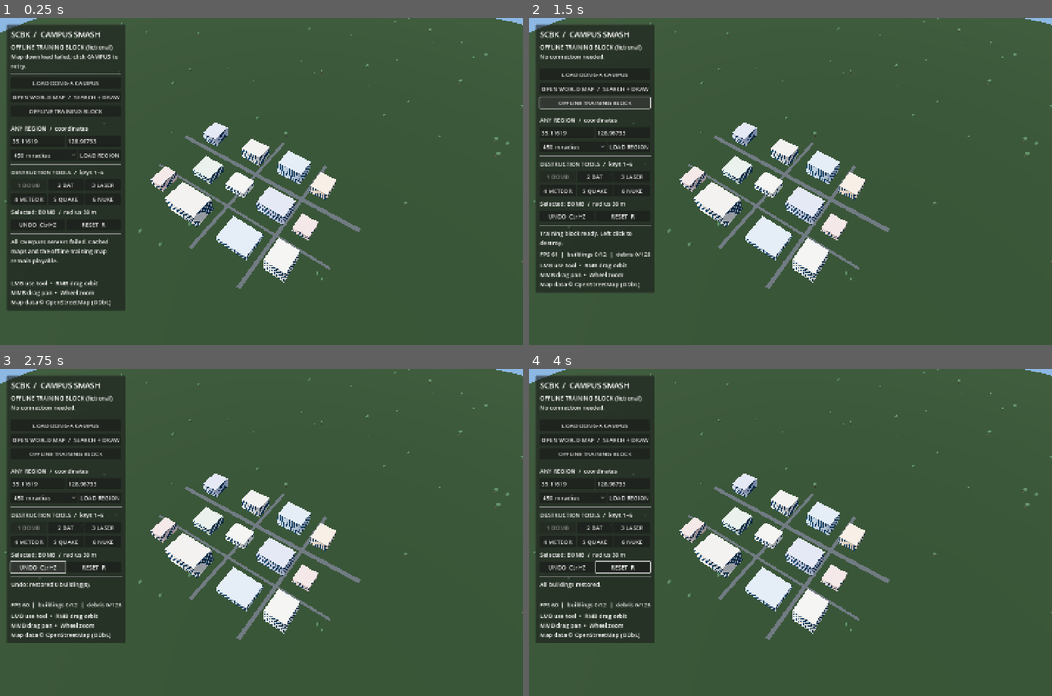
Above: before the commit, frames 1-4 (two rows, left to right).
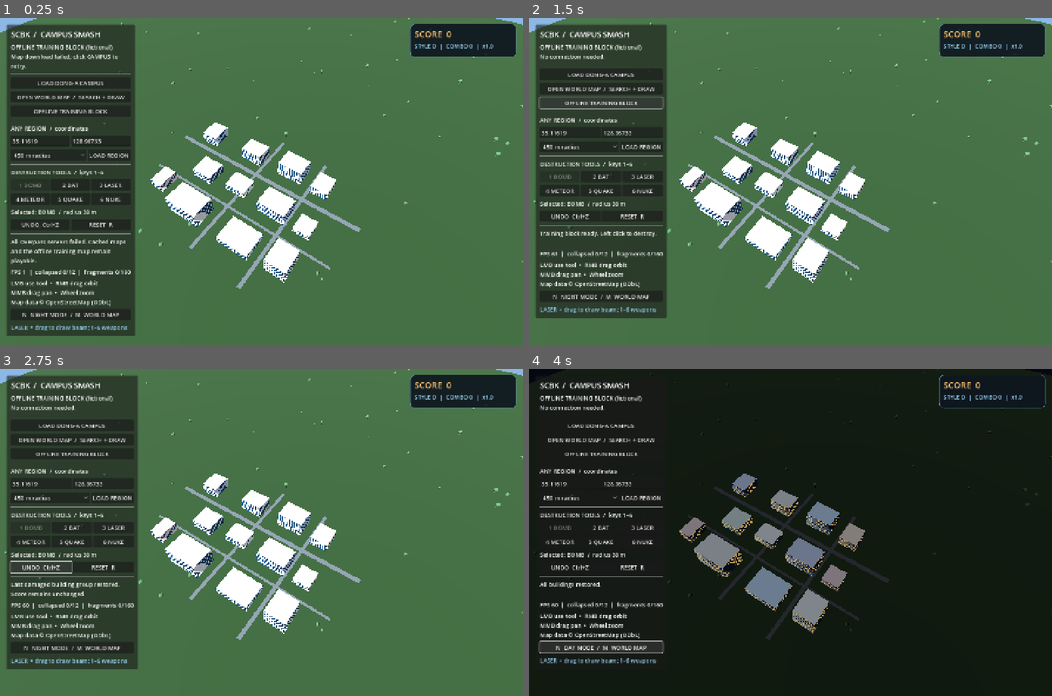
Above: after the commit, the same moments.

Repository: sopo9880/SCBK
Game: Godot game, scene res://scenes/main.tscn
Two runs of this game, one before a commit and one after it. Both use one fixed random seed, a clock stepped at 60 frames per second and the inputs below.
Inputs (mouse positions are in pixels of both pictures, inside the frame that each line leads up to):
- Up to frame 1 (0.25 s): no input
- Up to frame 2 (1.5 s): click "OFFLINE TRAINING BLOCK" at 0.5 s; click "OFFLINE TRAINING BLOCK" at 1.25 s
- Up to frame 3 (2.75 s): click "UNDO Ctrl+Z" at 2 s
- Up to frame 4 (4 s): click "RESET R" at 2.75 s; click (602, 646) at 3.5 s, where only the run after the commit has a clickable "N NIGHT MODE / M WORLD MAP"

The runs differ from the first frame. In frame 1, 78% of the frame differs, in the area x 0-100%, y 0-100%; in frame 2, 80%; in frame 3, 80%; in frame 4, 89%.

Commit message:
feat(v0.2.0): activate cinematic weapons, 3D laser drawing, terrain DEM, local combos and HUD

Diff:
--- a/scenes/main.tscn
+++ b/scenes/main.tscn
@@ -1,6 +1,6 @@
 [gd_scene load_steps=2 format=3]
 
-[ext_resource type="Script" path="res://scripts/main.gd" id="1"]
+[ext_resource type="Script" path="res://scripts/gameplay_v2.gd" id="1"]
 
 [node name="SCBK" type="Node3D"]
 script = ExtResource("1")
--- a/scripts/elevation_loader.gd
+++ b/scripts/elevation_loader.gd
@@ -25,6 +25,13 @@
 	_request.body_size_limit = 2 * 1024 * 1024
 	add_child(_request)
 	_request.request_completed.connect(_complete)
+
+func cancel_pending() -> void:
+	if _active:
+		_request.cancel_request()
+	_active = false
+	_queue.clear()
+	_current.clear()
 
 func load_bounds(bounds: Dictionary) -> void:
 	if not Mercator.validated(bounds):
@@ -141,7 +148,8 @@
 				elevation_failed.emit("Incomplete DEM tile sample; retaining flat terrain.")
 				return
 			samples[y * GRID + x] = elevation
-	var centre: float = samples[(GRID / 2) * GRID + (GRID / 2)]
+	var midpoint: int = int(floor(float(GRID) * 0.5))
+	var centre: float = samples[midpoint * GRID + midpoint]
 	for i in range(samples.size()):
 		samples[i] = clampf(samples[i] - centre, -180.0, 180.0)
 	elevation_ready.emit(_bounds.duplicate(true), samples, GRID, GRID)
--- /dev/null
+++ b/scripts/gameplay_v2.gd
@@ -0,0 +1,296 @@
+extends "res://scripts/main.gd"
+## SCBK v0.2.0 Windows gameplay layer.
+## Keeps the v0.1.0 map picker and coordinates UI while replacing weapon
+## interactions with distinct cinematics, actual DEM and arcade feedback.
+
+const Effects = preload("res://scripts/combat_effects.gd")
+const Elevation = preload("res://scripts/elevation_loader.gd")
+const Score = preload("res://scripts/score_system.gd")
+const Synth = preload("res://scripts/synth_sfx.gd")
+const Mercator = preload("res://scripts/map_math.gd")
+
+var _v2_fx: Node3D
+var _v2_dem: Node
+var _v2_score: Node
+var _v2_audio: AudioStreamPlayer
+var _v2_environment: Environment
+var _v2_sun: DirectionalLight3D
+var _v2_night: bool = false
+var _v2_score_label: Label
+var _v2_style_label: Label
+var _v2_night_button: Button
+var _v2_laser_line: Line2D
+var _v2_dragging: bool = false
+var _v2_screen_points: Array[Vector2] = []
+var _v2_shake_left: float = 0.0
+var _v2_shake_power: float = 0.0
+
+func _ready() -> void:
+	super._ready()
+	_v2_fx = Effects.new()
+	_v2_fx.name = "CinematicWeapons"
+	add_child(_v2_fx)
+	_v2_fx.impact_triggered.connect(_on_v2_weapon_impact)
+	_v2_fx.terrain_struck.connect(_on_v2_crater)
+	_v2_fx.camera_kicked.connect(_on_v2_camera_shake)
+	_v2_dem = Elevation.new()
+	_v2_dem.name = "RealTerrainService"
+	add_child(_v2_dem)
+	_v2_dem.elevation_ready.connect(_on_v2_dem_ready)
+	_v2_dem.elevation_failed.connect(_on_v2_dem_failed)
+	_v2_score = Score.new()
+	add_child(_v2_score)
+	_v2_score.updated.connect(_on_v2_score_updated)
+	_v2_audio = Synth.new()
+	add_child(_v2_audio)
+	for item in get_children():
+		if item is WorldEnvironment:
+			_v2_environment = item.environment
+		elif item is DirectionalLight3D:
+			_v2_sun = item
+	if _v2_sun != null:
+		_v2_sun.shadow_enabled = true
+	_build_v2_hud()
+	var current_bounds: Dictionary = _world.region_bounds
+	if Mercator.validated(current_bounds):
+		_v2_dem.load_bounds(current_bounds)
+	_v2_score.reset()
+	_set_status("SCBK v0.2.0 preview: partial destruction, cinematic tools, DEM terrain.")
+
+func _build_v2_hud() -> void:
+	var layer: CanvasLayer = get_node("HUD") as CanvasLayer
+	var score_panel := PanelContainer.new()
+	score_panel.name = "ArcadeScore"
+	score_panel.anchor_left = 1.0
+	score_panel.anchor_right = 1.0
+	score_panel.offset_left = -310.0
+	score_panel.offset_right = -18.0
+	score_panel.offset_top = 16.0
+	score_panel.offset_bottom = 108.0
+	var style := StyleBoxFlat.new()
+	style.bg_color = Color(0.055, 0.084, 0.122, 0.91)
+	style.border_color = Color(0.34, 0.53, 0.59)
+	style.border_width_left = 1
+	style.border_width_right = 1
+	style.border_width_top = 1
+	style.border_width_bottom = 1
+	style.corner_radius_top_left = 12
+	style.corner_radius_top_right = 12
+	style.corner_radius_bottom_left = 12
+	style.corner_radius_bottom_right = 12
+	score_panel.add_theme_stylebox_override("panel", style)
+	layer.add_child(score_panel)
+	var margins := MarginContainer.new()
+	for key in ["left", "right", "top", "bottom"]:
+		margins.add_theme_constant_override("margin_" + key, 10)
+	score_panel.add_child(margins)
+	var vbox := VBoxContainer.new()
+	margins.add_child(vbox)
+	_v2_score_label = Label.new()
+	_v2_score_label.text = "SCORE 000000"
+	_v2_score_label.add_theme_font_size_override("font_size", 24)
+	_v2_score_label.add_theme_color_override("font_color", Color(1.0, 0.77, 0.43))
+	vbox.add_child(_v2_score_label)
+	_v2_style_label = Label.new()
+	_v2_style_label.text = "STYLE D  |  COMBO 0  |  x1.0"
+	_v2_style_label.add_theme_color_override("font_color", Color(0.63, 0.88, 1.0))
+	vbox.add_child(_v2_style_label)
+	var hud_panel: PanelContainer = layer.get_child(0) as PanelContainer
+	var column: VBoxContainer = hud_panel.get_child(0).get_child(0) as VBoxContainer
+	_v2_night_button = Button.new()
+	_v2_night_button.text = "N  NIGHT MODE  /  M  WORLD MAP"
+	_v2_night_button.pressed.connect(_v2_toggle_night)
+	column.add_child(_v2_night_button)
+	var hint := Label.new()
+	hint.text = "LASER = drag to draw beam; 1–6 weapons"
+	hint.add_theme_color_override("font_color", Color(0.57, 0.80, 0.91))
+	hint.autowrap_mode = TextServer.AUTOWRAP_WORD_SMART
+	column.add_child(hint)
+	_v2_laser_line = Line2D.new()
+	_v2_laser_line.width = 4.0
+	_v2_laser_line.default_color = Color(0.11, 0.84, 1.0, 0.90)
+	_v2_laser_line.z_index = 100
+	_v2_laser_line.visible = false
+	layer.add_child(_v2_laser_line)
+	# Keep the map picker above score/UI and laser aim overlay when open.
+	layer.move_child(_picker, layer.get_child_count() - 1)
+
+func _on_region_loaded(region: Dictionary, source: String) -> void:
+	super._on_region_loaded(region, source)
+	if _v2_fx == null:
+		return
+	_v2_fx.cancel_pending()
+	_v2_score.reset()
+	_v2_dem.cancel_pending()
+	var bounds: Dictionary = region.get("bounds", {})
+	if Mercator.validated(bounds):
+		_v2_dem.load_bounds(bounds)
+		_set_status("Loading real terrain elevation for " + str(region.get("label", "map")) + "...")
+
+func _load_training_block() -> void:
+	super._load_training_block()
+	if _v2_fx != null:
+		_v2_fx.cancel_pending()
+	if _v2_dem != null:
+		_v2_dem.cancel_pending()
+	if _v2_score != null:
+		_v2_score.reset()
+
+func _on_v2_dem_ready(bounds: Dictionary, grid: PackedFloat32Array, width: int, depth: int) -> void:
+	if _world.region_bounds != bounds:
+		return
+	_world.apply_dem(grid, width, depth)
+	_set_status("Real terrain elevation applied. Craters are now deformable.")
+
+func _on_v2_dem_failed(message: String) -> void:
+	if not _world.has_dem():
+		_set_status("Real terrain unavailable: " + message + " (flat fallback).")
+
+func _on_v2_weapon_impact(point: Vector3, radius: float, impulse: float, weapon: int, per_building: int, direction: Vector3) -> void:
+	var result: Dictionary = _world.strike_radius(point, radius, impulse, direction, per_building)
+	_v2_award(weapon, result)
+
+func _on_v2_crater(point: Vector3, radius: float, depth: float) -> void:
+	_world.crater_at(point, radius, depth)
+
+func _on_v2_camera_shake(power: float, seconds: float) -> void:
+	_v2_shake_power = maxf(_v2_shake_power, power)
+	_v2_shake_left = maxf(_v2_shake_left, seconds)
+
+func _on_v2_score_updated(points: int, combo_multiplier: float, style: String, combo: int) -> void:
+	if _v2_score_label != null:
+		_v2_score_label.text = "SCORE  %s" % str(points)
+	if _v2_style_label != null:
+		_v2_style_label.text = "STYLE %s  |  COMBO %d  |  x%.1f" % [style, combo, combo_multiplier]
+
+func _v2_award(weapon: int, result: Dictionary) -> void:
+	var pieces: int = int(result.get("pieces", 0))
+	var hit_buildings: int = int(result.get("buildings", 0))
+	var gained: int = _v2_score.add_hit(weapon, hit_buildings, pieces)
+	if gained > 0:
+		_set_status("%s  •  %d chunks  •  +%d score" % [TOOL_NAMES[weapon], pieces, gained])
+	elif hit_buildings <= 0:
+		_set_status("No intact section in range. Aim at a different floor.")
+
+func _pick_and_fire(screen: Vector2) -> void:
+	if _v2_fx == null or _v2_fx.is_busy():
+		return
+	var hit: Dictionary = _v2_raycast(screen)
+	if hit.is_empty():
+		return
+	var impact: Vector3 = hit["position"]
+	var collider: Object = hit["collider"]
+	if collider is RigidBody3D and collider.has_meta("scbk_fragment"):
+		var outcome: Dictionary = _world.strike_debris(collider, impact, 20.0)
+		_v2_award(_active_tool, outcome)
+	var view_dir: Vector3 = -_camera.global_transform.basis.z
+	_v2_fx.strike(_active_tool, impact, view_dir)
+	_v2_audio.weapon_sound(_active_tool)
+
+func _v2_raycast(screen: Vector2) -> Dictionary:
+	var start: Vector3 = _camera.project_ray_origin(screen)
+	var finish: Vector3 = start + _camera.project_ray_normal(screen) * 3500.0
+	var query := PhysicsRayQueryParameters3D.create(start, finish)
+	query.collision_mask = 3
+	return get_world_3d().direct_space_state.intersect_ray(query)
+
+func _v2_fire_laser(screen: Vector2) -> void:
+	if _v2_fx == null or _v2_fx.is_busy():
+		_v2_screen_points.clear()
+		return
+	if _v2_screen_points.is_empty():
+		_v2_screen_points.append(screen)
+	_v2_screen_points.append(screen)
+	var chosen: Array[Vector3] = []
+	var stride: int = maxi(1, int(ceil(float(_v2_screen_points.size()) / 15.0)))
+	for i in range(0, _v2_screen_points.size(), stride):
+		var ray_hit: Dictionary = _v2_raycast(_v2_screen_points[i])
+		if ray_hit.is_empty():
+			continue
+		var target: Vector3 = ray_hit["position"]
+		if chosen.is_empty() or chosen.back().distance_to(target) >= 5.0:
+			chosen.append(target)
+	_v2_screen_points.clear()
+	if chosen.is_empty():
+		_set_status("Laser missed. Drag across buildings or ground.")
+	else:
+		_v2_fx.laser_stroke(chosen)
+		_v2_audio.weapon_sound(2)
+
+func _unhandled_input(event: InputEvent) -> void:
+	if _picker != null and _picker.visible:
+		return
+	if event is InputEventMouseMotion and _v2_dragging:
+		if _v2_screen_points.is_empty() or _v2_screen_points.back().distance_to(event.position) >= 9.0:
+			_v2_screen_points.append(event.position)
+			if _v2_screen_points.size() > 180:
+				_v2_screen_points.remove_at(0)
+			_v2_laser_line.points = PackedVector2Array(_v2_screen_points)
+		return
+	if event is InputEventMouseButton and event.button_index == MOUSE_BUTTON_LEFT:
+		if event.pressed and _active_tool == 2:
+			_v2_dragging = true
+			_v2_screen_points = [event.position]
+			_v2_laser_line.points = PackedVector2Array(_v2_screen_points)
+			_v2_laser_line.visible = true
+			return
+		if not event.pressed and _v2_dragging:
+			_v2_dragging = false
+			_v2_laser_line.visible = false
+			_v2_fire_laser(event.position)
+			return
+	if event is InputEventKey and event.pressed and not event.echo:
+		if event.keycode == KEY_N:
+			_v2_toggle_night()
+			return
+		if event.keycode == KEY_M:
+			_open_map_picker()
+			return
+		if event.keycode == KEY_ESCAPE and _v2_dragging:
+			_v2_dragging = false
+			_v2_laser_line.visible = false
+			return
+	super._unhandled_input(event)
+
+func _v2_toggle_night() -> void:
+	_v2_night = not _v2_night
+	_world.set_night(_v2_night)
+	_v2_fx.set_night(_v2_night)
+	if _v2_environment != null:
+		_v2_environment.background_color = Color(0.016, 0.032, 0.07) if _v2_night else Color(0.55, 0.72, 0.89)
+		_v2_environment.ambient_light_color = Color(0.13, 0.21, 0.32) if _v2_night else Color(0.79, 0.85, 0.94)
+		_v2_environment.ambient_light_energy = 0.23 if _v2_night else 0.65
+	if _v2_sun != null:
+		_v2_sun.light_energy = 0.22 if _v2_night else 1.2
+	if _v2_night_button != null:
+		_v2_night_button.text = "N  DAY MODE  /  M  WORLD MAP" if _v2_night else "N  NIGHT MODE  /  M  WORLD MAP"
+
+func _undo() -> void:
+	super._undo()
+	_set_status("Last damaged building group restored. Score remains unchanged.")
+
+func _reset() -> void:
+	if _v2_fx != null:
+		_v2_fx.cancel_pending()
+	super._reset()
+	if _v2_score != null:
+		_v2_score.reset()
+
+func _process(delta: float) -> void:
+	super._process(delta)
+	if _v2_shake_left > 0.0:
+		_v2_shake_left = maxf(0.0, _v2_shake_left - delta)
+		_update_camera()
+		_camera.global_position += Vector3(
+			randf_range(-1.0, 1.0),
+			randf_range(-0.5, 0.5),
+			randf_range(-1.0, 1.0)) * _v2_shake_power * minf(1.0, _v2_shake_left / 0.3)
+	elif _v2_shake_power > 0.0:
+		_v2_shake_power = 0.0
+		_update_camera()
+	if _perf_label != null:
+		_perf_label.text = "FPS %d  |  collapsed %d/%d  |  fragments %d/160" % [
+			Engine.get_frames_per_second(),
+			_world.destroyed_count(), _world.buildings.size(),
+			_world.debris_count()
+		]
